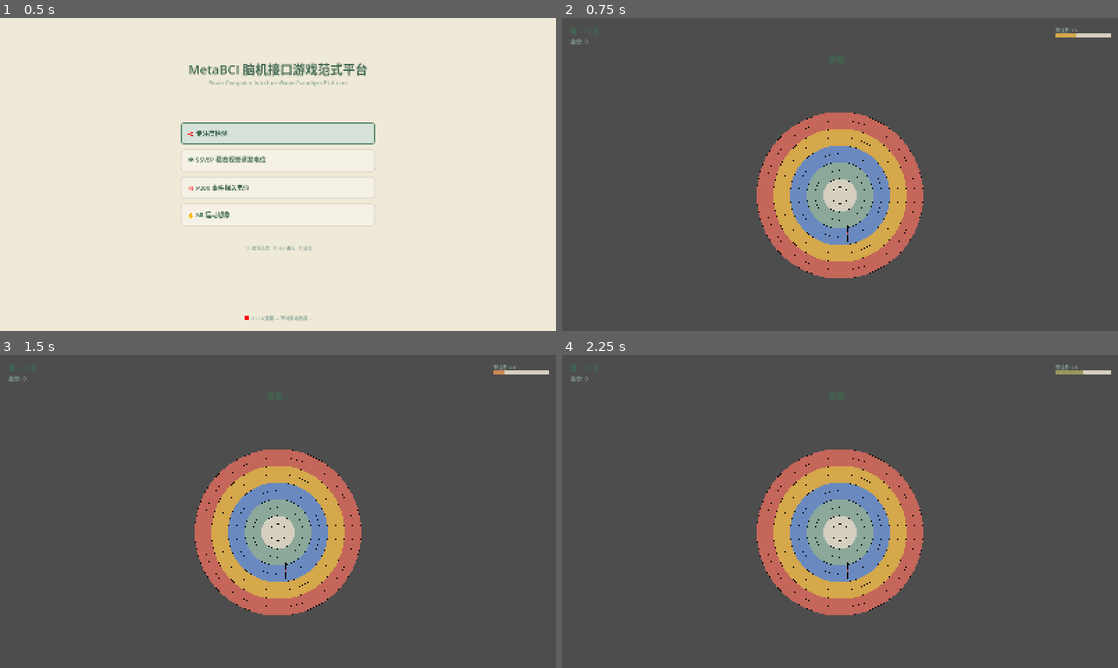
Above: before the commit, frames 1-4 (two rows, left to right).
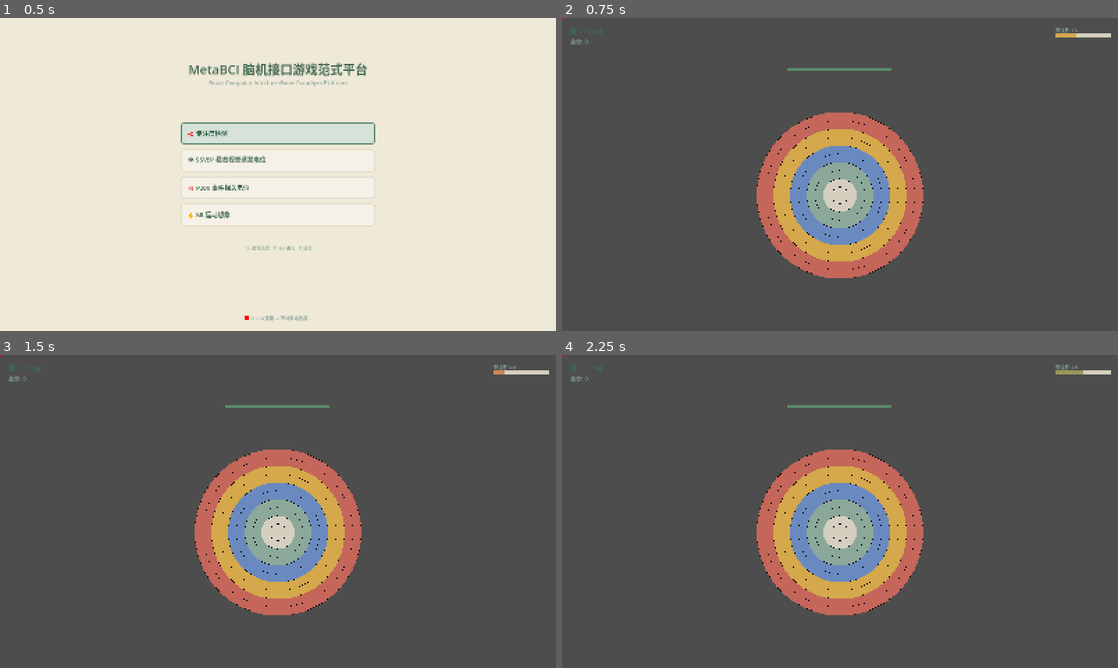
Above: after the commit, the same moments.

Repository: sssd903-tju/MetaBCI_Game
Game: Godot game, scene res://scenes/main_menu/MainMenu.tscn
Two runs of this game, one before a commit and one after it. Both use one fixed random seed, a clock stepped at 60 frames per second and the inputs below.
Inputs (mouse positions are in pixels of both pictures, inside the frame that each line leads up to):
- Up to frame 1 (0.5 s): no input
- Up to frame 2 (0.75 s): click (840, 133) at 0.52 s
- Up to frame 3 (1.5 s): tap Enter (ui_accept) at 1.25 s; hold Up (ui_up) from 1.28 s (still down); tap 1 at 1.35 s
- Up to frame 4 (2.25 s): tap Enter (ui_accept) at 1.52, 2 s; release Up (ui_up) at 2.03 s; hold Down (ui_down) from 2.03 s (still down); tap 2 at 2.1 s

Frame 1 is identical in both runs. In frame 2, 0.2% of the frame differs, in the area x 0-60%, y 0-72%; in frame 3, 0.2%; in frame 4, 0.2%.
Error after the commit: Parse Error: Cannot infer the type of "color" variable because the value doesn't have a set type. (res://scripts/paradigms/focus_detection/entities/distractor_…

Commit message:
feat: 干扰物系统 — 瞄准阶段浮动彩色圆圈干扰
DistractorSpawner:
  - 瞄准时从屏幕边缘生成半透明彩色圆圈
  - 正弦波浮动穿越屏幕，2-5秒生命周期
  - 低专注: 生成快×1.2, 数量多
  - 中专注: 生成中等×0.7
  - 高专注: 生成慢×0.3, 几乎无干扰
  - 轮次增加 → 干扰递增 (每轮+25%速度, +1.5上限)

Diff:
--- /dev/null
+++ b/scripts/paradigms/focus_detection/entities/distractor.gd
@@ -0,0 +1,46 @@
+extends Node2D
+class_name Distractor
+## Distractor — 单个干扰物实体，浮动彩色圆圈
+
+var _radius: float
+var _color: Color
+var _velocity: Vector2
+var _lifetime: float
+var _age: float = 0.0
+var _base_y: float
+var _wave_amp: float
+var _wave_freq: float
+var _wave_offset: float
+
+func setup(radius: float, color: Color, velocity: Vector2, lifetime: float) -> void:
+	_radius = radius
+	_color = color
+	_velocity = velocity
+	_lifetime = lifetime
+	_base_y = position.y
+	_wave_amp = randf_range(20.0, 60.0)
+	_wave_freq = randf_range(1.5, 3.0)
+	_wave_offset = randf() * TAU
+
+
+func _process(delta: float) -> void:
+	_age += delta
+	if _age >= _lifetime:
+		queue_free()
+		return
+
+	# 水平移动 + 正弦波浮动
+	position.x += _velocity.x * delta
+	position.y = _base_y + sin(_age * _wave_freq + _wave_offset) * _wave_amp
+
+	# 渐入渐出
+	var alpha: float = 1.0
+	if _age < 0.3:
+		alpha = _age / 0.3
+	elif _age > _lifetime - 0.3:
+		alpha = (_lifetime - _age) / 0.3
+	modulate.a = clampf(alpha, 0.0, 1.0)
+
+
+func _draw() -> void:
+	draw_circle(Vector2.ZERO, _radius, _color)
--- /dev/null
+++ b/scripts/paradigms/focus_detection/entities/distractor_spawner.gd
@@ -0,0 +1,88 @@
+extends Node
+class_name DistractorSpawner
+## DistractorSpawner — 干扰物生成器
+##
+## 瞄准阶段生成浮动干扰，专注度越低/轮次越高 → 干扰越多
+
+# 干扰物颜色 (暖色系，易分散注意力)
+const DISTRACT_COLORS := [
+	Color("C4665A", 0.4),  # 红
+	Color("D4A84B", 0.4),  # 金
+	Color("E8774B", 0.35), # 橙
+	Color("C4665A", 0.3),  # 浅红
+]
+
+var active: bool = false
+var _spawn_timer: float = 0.0
+var _spawn_interval: float = 1.0
+var _max_distractors: int = 4
+var _spawn_area: Rect2
+
+
+func _ready() -> void:
+	_spawn_area = Rect2(0, 0, GlobalConfig.GAME_WIDTH, GlobalConfig.GAME_HEIGHT)
+
+
+func _process(_delta: float) -> void:
+	if not active:
+		return
+
+
+## 每帧更新干扰物生成 (由外部调用，传入专注度和轮次)
+func update_spawning(delta: float, focus_ratio: float, round_num: int) -> void:
+	_spawn_timer += delta
+
+	# 专注度越低 → 生成越快
+	var focus_factor: float
+	if focus_ratio >= GlobalConfig.FOCUS_HIGH_THRESHOLD:
+		focus_factor = 0.3   # 高专注：很少干扰
+	elif focus_ratio >= GlobalConfig.FOCUS_MEDIUM_THRESHOLD:
+		focus_factor = 0.7   # 中专注：中等干扰
+	else:
+		focus_factor = 1.2   # 低专注：大量干扰
+
+	# 轮次越高 → 干扰越多
+	var round_factor := 1.0 + (round_num - 1) * 0.25
+
+	_spawn_interval = 1.0 / (focus_factor * round_factor)
+	_max_distractors = int(clampf(3.0 + round_num * 1.5, 3, 12))
+
+	if _spawn_timer >= _spawn_interval:
+		_spawn_timer = 0.0
+		if get_child_count() < _max_distractors:
+			_spawn_one()
+
+
+func _spawn_one() -> void:
+	var d := Distractor.new()
+
+	# 随机大小
+	var radius := randf_range(8.0, 22.0)
+
+	# 从屏幕边缘生成
+	var side := randi() % 4
+	var start_pos: Vector2
+	match side:
+		0: start_pos = Vector2(-30, randf_range(0, GlobalConfig.GAME_HEIGHT))
+		1: start_pos = Vector2(GlobalConfig.GAME_WIDTH + 30, randf_range(0, GlobalConfig.GAME_HEIGHT))
+		2: start_pos = Vector2(randf_range(0, GlobalConfig.GAME_WIDTH), -30)
+		_: start_pos = Vector2(randf_range(0, GlobalConfig.GAME_WIDTH), GlobalConfig.GAME_HEIGHT + 30)
+
+	d.position = start_pos
+
+	# 穿过屏幕的随机速度
+	var target := Vector2(randf_range(200, GlobalConfig.GAME_WIDTH - 200), randf_range(200, GlobalConfig.GAME_HEIGHT - 200))
+	var dir := (target - start_pos).normalized()
+	var speed := randf_range(40.0, 100.0)
+	var velocity := dir * speed
+
+	var color := DISTRACT_COLORS[randi() % DISTRACT_COLORS.size()]
+	var lifetime := randf_range(2.0, 5.0)
+
+	d.setup(radius, color, velocity, lifetime)
+	add_child(d)
+
+
+func clear_all() -> void:
+	for child in get_children():
+		child.queue_free()
--- a/scripts/paradigms/focus_detection/focus_paradigm.gd
+++ b/scripts/paradigms/focus_detection/focus_paradigm.gd
@@ -9,6 +9,7 @@
 var _target: ArcheryTarget
 var _crosshair: ArcheryCrosshair
 var _hud: ArcheryHUD
+var _distractor_spawner: DistractorSpawner
 
 # 当前专注度
 var _current_focus := 1.5
@@ -75,6 +76,11 @@
 	_hud.set_anchors_and_offsets_preset(Control.PRESET_FULL_RECT)
 	add_child(_hud)
 
+	# 干扰物生成器
+	_distractor_spawner = DistractorSpawner.new()
+	_distractor_spawner.name = "DistractorSpawner"
+	add_child(_distractor_spawner)
+
 	# 连接状态机信号
 	_sm.state_changed.connect(_on_state_changed)
 	_sm.ready_started.connect(_on_ready)
@@ -94,6 +100,8 @@
 	_crosshair.active = false
 	_crosshair.set_target(_target.get_center())
 	_crosshair.reset_position()
+	_distractor_spawner.active = false
+	_distractor_spawner.clear_all()
 	_hud.update_state("准备...")
 	_hud.update_round(_sm.current_round + 1)
 	_hud.show_timer(false)
@@ -102,6 +110,7 @@
 
 func _on_aiming_start() -> void:
 	_crosshair.active = true
+	_distractor_spawner.active = true
 	_hud.update_state("瞄准中 — 保持专注！")
 	_hud.show_timer(true)
 	_peek_focus = _current_focus
@@ -110,6 +119,7 @@
 
 func _on_fired() -> void:
 	_crosshair.active = false
+	_distractor_spawner.active = false
 	_hud.show_timer(false)
 	AudioManager.stop_charge()
 
@@ -150,6 +160,7 @@
 		var progress := _sm.get_aiming_progress()
 		_hud.update_timer(progress)
 		AudioManager.update_charge(progress)
+		_distractor_spawner.update_spawning(delta, _current_focus, _sm.current_round + 1)
 
 		# 检查瞄准是否到期，触发射箭
 		if _sm._state_timer <= 0.0 and _crosshair.active:
